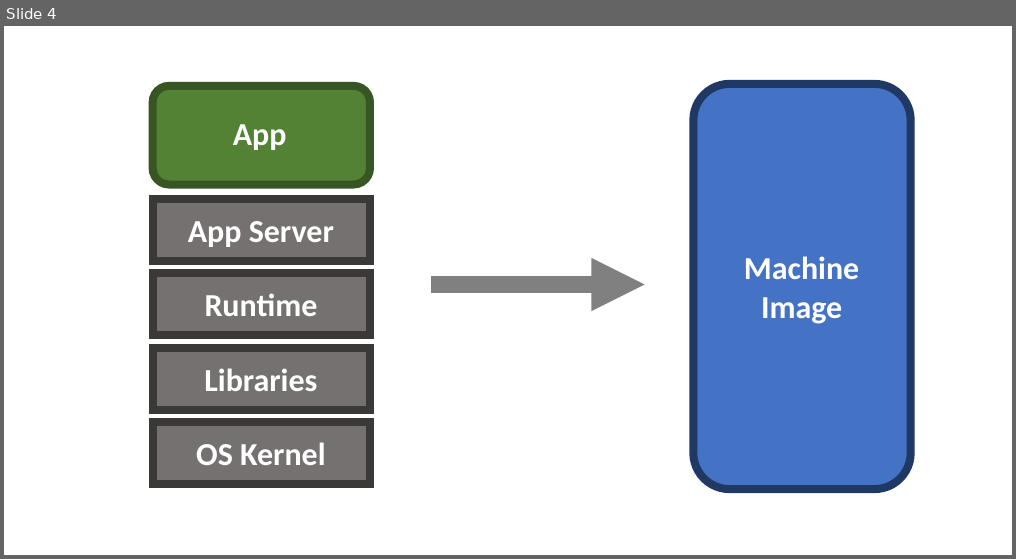
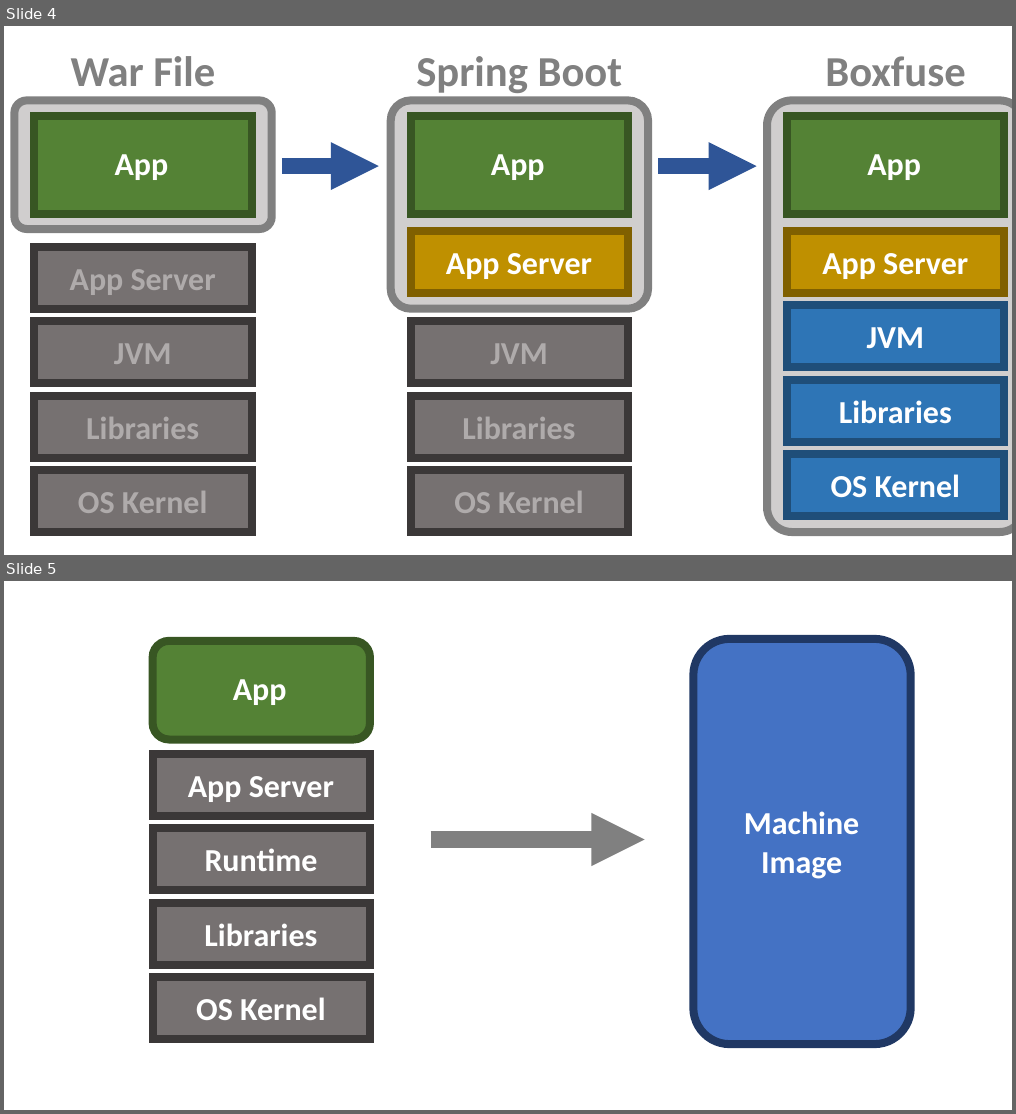
Before and after one commit to flyway/boxfuse.com, a slide deck: _sources/GettingStarted.pptx. Shown one above the other, each under a label of ours: slide 4 before the commit, slides 4 and 5 after it. The pictures are 1016x559 and 1016x1114 pixels, drawn with LibreOffice and Linux fonts; fonts in the diff are those of the drawing. Boxes give left, top, right and bottom in pixels: in the first picture for what was removed or moved away, otherwise in the second. Text is boxed around its words. In the diff, an @@ line names an element or a change of style, - is before the commit and + after.

Commit message:
Added Spring Boot blog article

```diff
--- a/_sources/GettingStarted.pptx
+++ b/_sources/GettingStarted.pptx
@@ slide 4 added at (x1=4, y1=26, x2=1012, y2=555), background #FFFFFF @@
@@ group added at (x1=14, y1=56, x2=272, y2=532): 6 texts, 5 rectangles, 1 rounded rectangle @@
+App
+App Server
+OS Kernel
+Libraries
+JVM
+War File
@@ group added at (x1=391, y1=56, x2=648, y2=532): 6 texts, 5 rectangles, 1 rounded rectangle @@
+App
+App Server
+OS Kernel
+Libraries
+JVM
+Spring Boot
@@ group added at (x1=767, y1=56, x2=1012, y2=532): 6 texts, 5 rectangles, 1 rounded rectangle @@
+App
+App Server
+OS Kernel
+Libraries
+JVM
+Boxfuse
@@ arrow added from (282, 166) to (379, 166), #2F5597 18 pt @@
@@ arrow added from (658, 166) to (757, 166), #2F5597 18 pt @@
@@ what was slide 4 is now slide 5 @@
```
Also in this commit, not shown: 3 slides changed, 36 other files.
